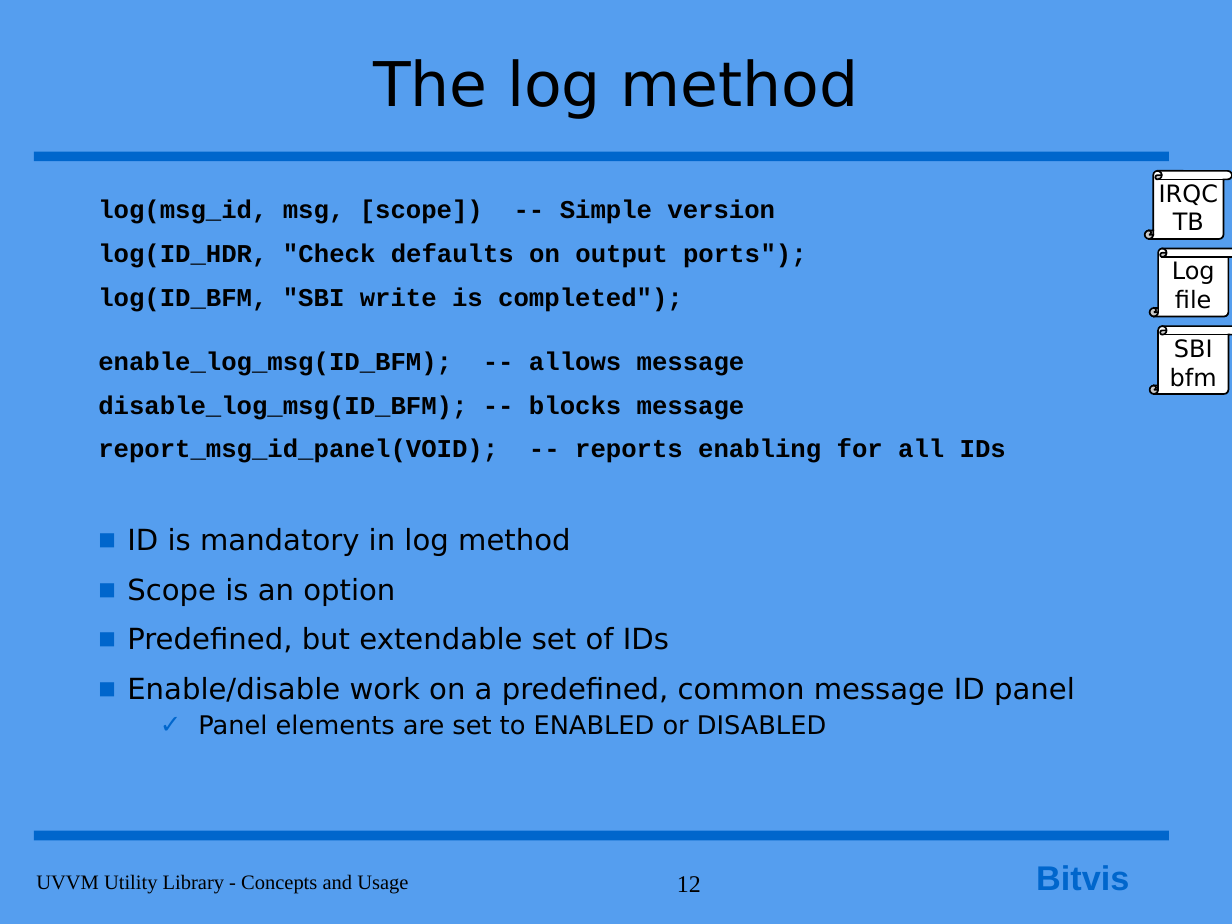
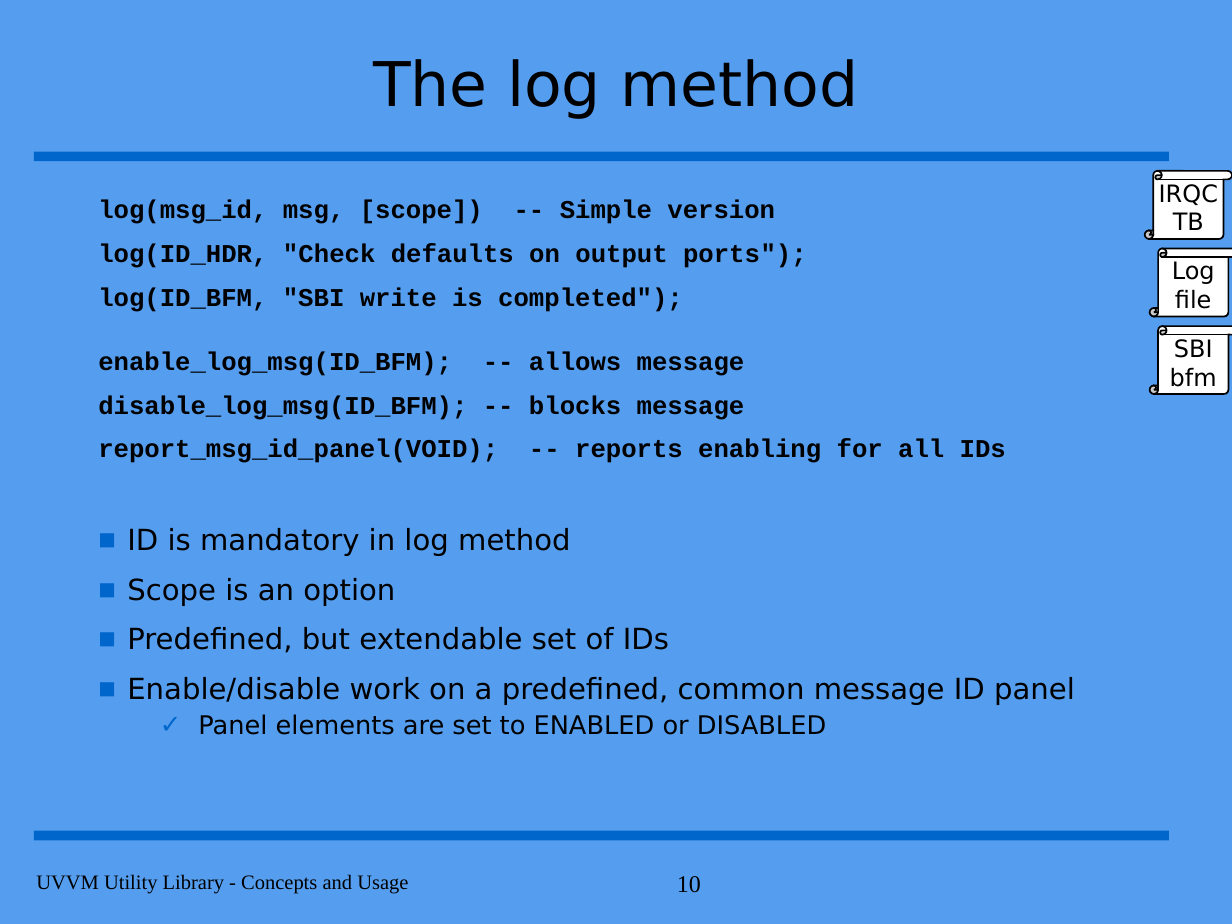
Before and after one commit to UVVM/UVVM, a slide deck: slide 10 of uvvm_util/doc/UVVM_Utility_Library_Concepts_and_Usage.pps (slide 12 before the commit). Drawn at 1232x924 pixels with LibreOffice and Linux fonts; fonts in the diff are those of the drawing; background and template pictures are left out. Boxes give left, top, right and bottom in pixels: in the first picture for what was removed or moved away, otherwise in the second. Text is boxed around its words. In the diff, an @@ line names an element or a change of style, - is before the commit and + after.

```diff
--- a/uvvm_util/doc/UVVM_Utility_Library_Concepts_and_Usage.pps
+++ b/uvvm_util/doc/UVVM_Utility_Library_Concepts_and_Usage.pps
@@ text removed at [1036, 865, 1129, 890] @@
-Bitvis
@@ page number at [677, 876, 701, 893]: text changed @@
-12
+10
```
Also in this commit, not shown: 32 other slides changed, 2 slides removed, 3 other files.
